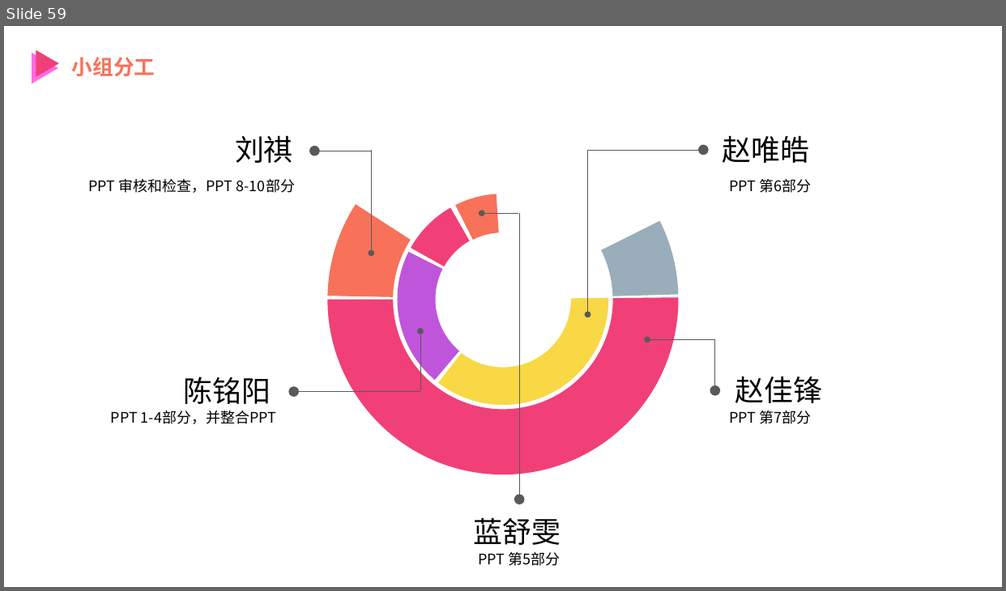
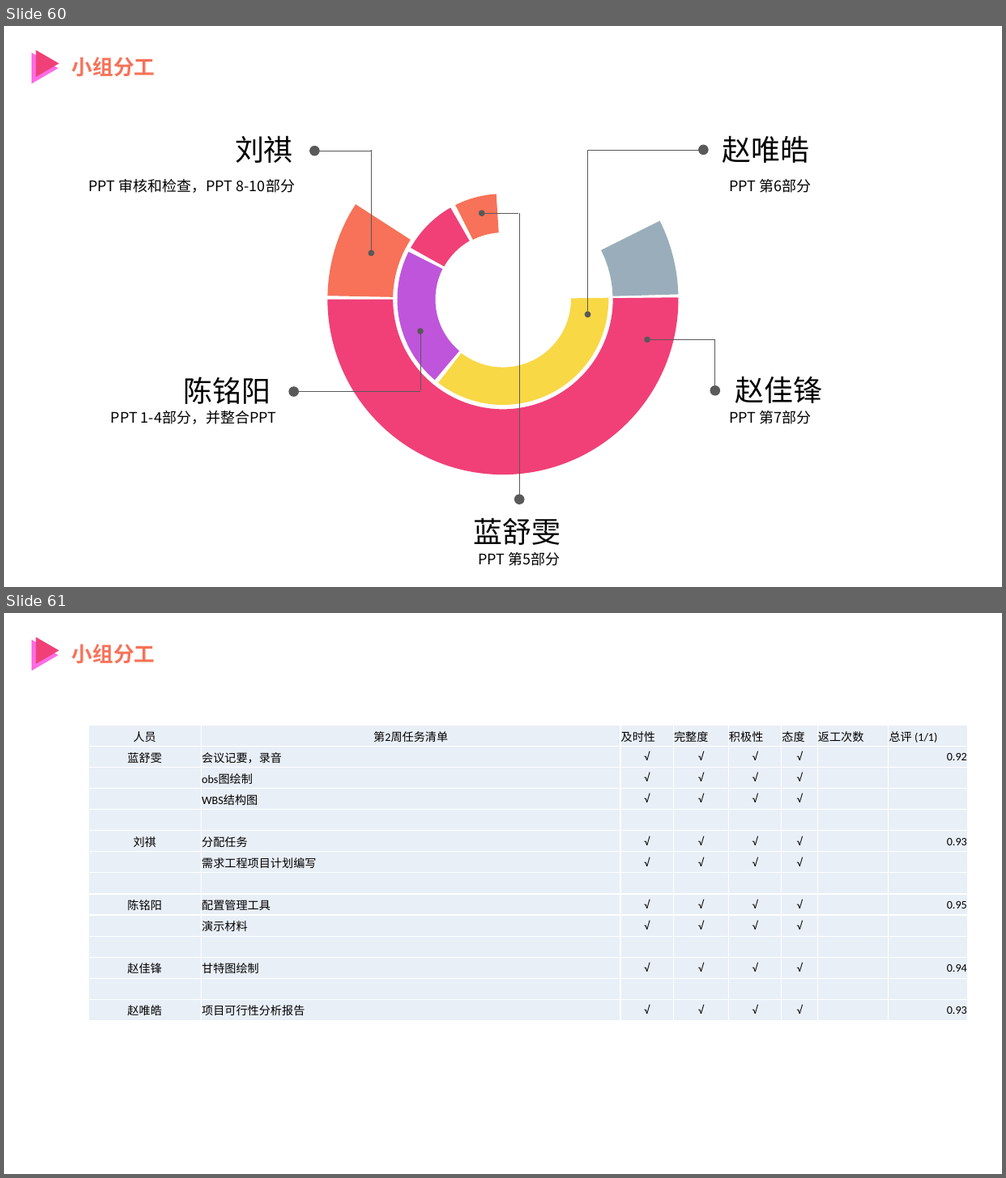
Before and after one commit to MrBlackry/SE-Education-Assistant-System, a slide deck: 非受控文档/陈铭阳/PRD2018-G12-UML概述PPT.pptx. Shown one above the other, each under a label of ours: slide 59 before the commit, slides 60 and 61 after it. The pictures are 1006x591 and 1006x1178 pixels, drawn with LibreOffice and Linux fonts; fonts in the diff are those of the drawing. Boxes give left, top, right and bottom in pixels: in the first picture for what was removed or moved away, otherwise in the second. Text is boxed around its words. In the diff, an @@ line names an element or a change of style, - is before the commit and + after.

```diff
--- a/非受控文档/陈铭阳/PRD2018-G12-UML概述PPT.pptx
+++ b/非受控文档/陈铭阳/PRD2018-G12-UML概述PPT.pptx
@@ slide 61 added at (4, 613, 1002, 1174), background #FFFFFF @@
@@ triangle added at (32, 640, 58, 671), fill #FF6CE4 @@
@@ triangle added at (36, 637, 59, 664), fill #F04077 @@
@@ text added at (72, 644, 155, 664), 20 pt, text #F77258, bold @@
+小组分工
@@ table added at (88, 726, 969, 1021), 14 rows, 8 columns @@
+人员 | 第2周任务清单 | 及时性 | 完整度 | 积极性 | 态度 | 返工次数 | 总评 (1/1)
+蓝舒雯 | 会议记要，录音 | √ | √ | √ | √ |  | 0.92
+ | obs图绘制 | √ | √ | √ | √ |  | 
+ | WBS结构图 | √ | √ | √ | √ |  | 
+ |  |  |  |  |  |  | 
+刘祺 | 分配任务 | √ | √ | √ | √ |  | 0.93
+ | 需求工程项目计划编写 | √ | √ | √ | √ |  | 
+ |  |  |  |  |  |  | 
+陈铭阳 | 配置管理工具 | √ | √ | √ | √ |  | 0.95
+ | 演示材料 | √ | √ | √ | √ |  | 
+ |  |  |  |  |  |  | 
+赵佳锋 | 甘特图绘制 | √ | √ | √ | √ |  | 0.94
+ |  |  |  |  |  |  | 
+赵唯皓 | 项目可行性分析报告 | √ | √ | √ | √ |  | 0.93
@@ what was slide 59 is now slide 60 @@
```
Also in this commit, not shown: 2 slides changed, 1 other slide added.
